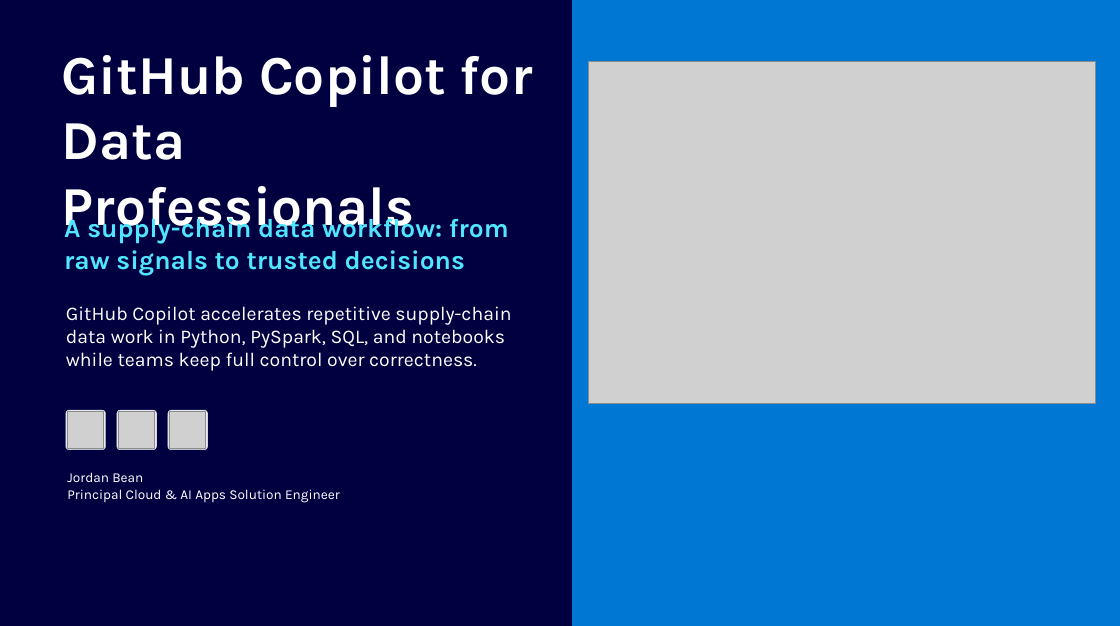
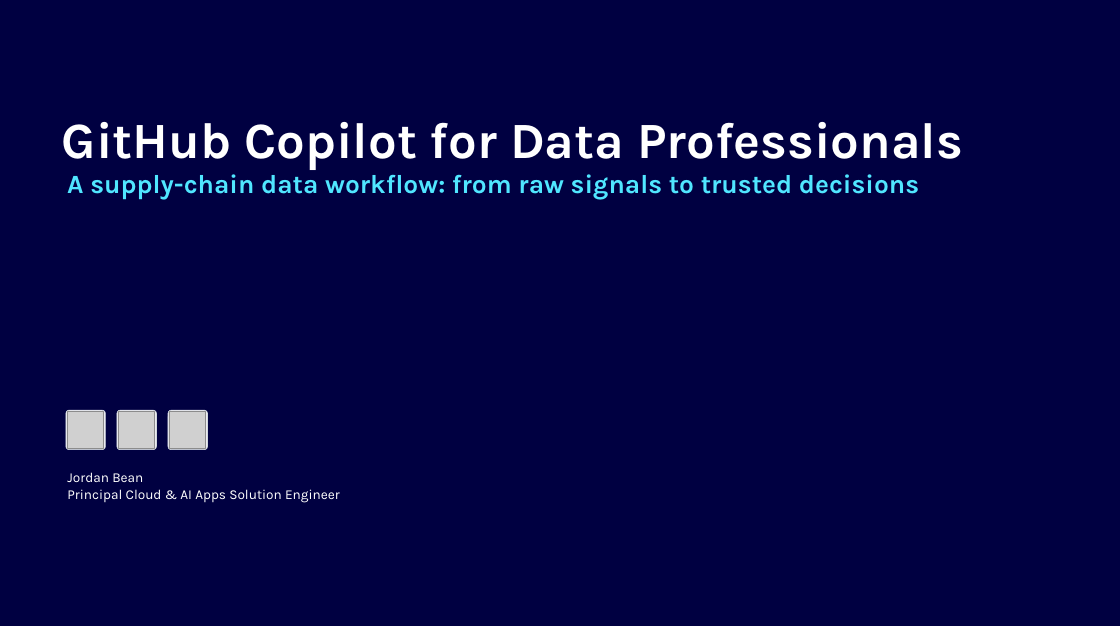
Before and after one commit to jordanbean-msft/github-copilot-for-data-professionals, a slide deck: slide 1 of deck/github-copilot-for-data-professionals.pptx. Drawn at 1120x626 pixels with LibreOffice and Linux fonts; fonts in the diff are those of the drawing; grey boxes stand for pictures; background and template pictures are left out. Boxes give left, top, right and bottom in pixels: in the first picture for what was removed or moved away, otherwise in the second. Text is boxed around its words. In the diff, an @@ line names an element or a change of style, - is before the commit and + after.

```diff
--- a/deck/github-copilot-for-data-professionals.pptx
+++ b/deck/github-copilot-for-data-professionals.pptx
@@ rectangle removed at (572, 0, 1120, 626) @@
@@ text "GitHub Copilot for Data Professionals" at (62, 122, 963, 170): size 48 to 44.4 pt @@
@@ picture removed at (589, 62, 1095, 404) @@
@@ text "A supply-chain data workflow: from ..." rewrapped from (64, 214, 509, 275) to (67, 169, 919, 199) @@
@@ text removed at (66, 306, 511, 371) @@
-GitHub Copilot accelerates repetitive supply-chain data work in Python, PySpark, SQL, and notebooks while teams keep full control over correctness.
```
Also in this commit, not shown: 5 other slides changed, 1 slide added, 1 slide removed, 7 other files.
